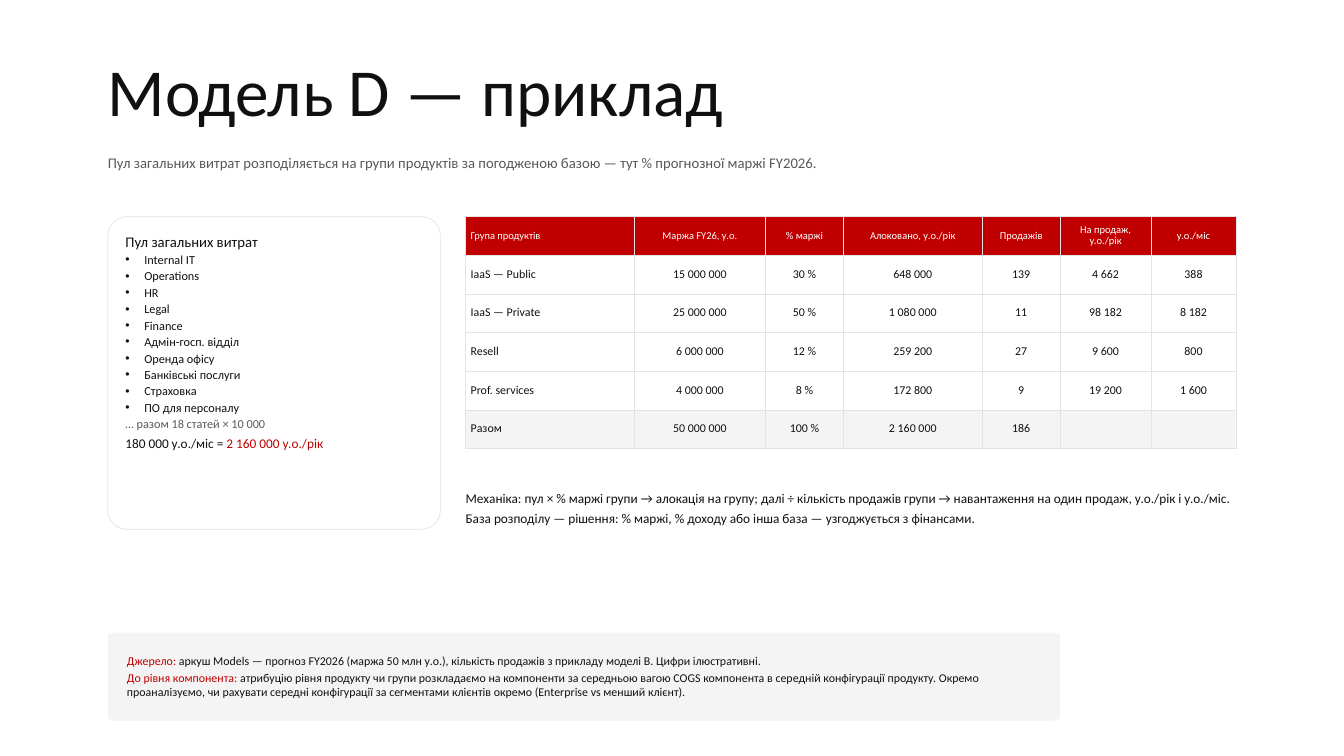
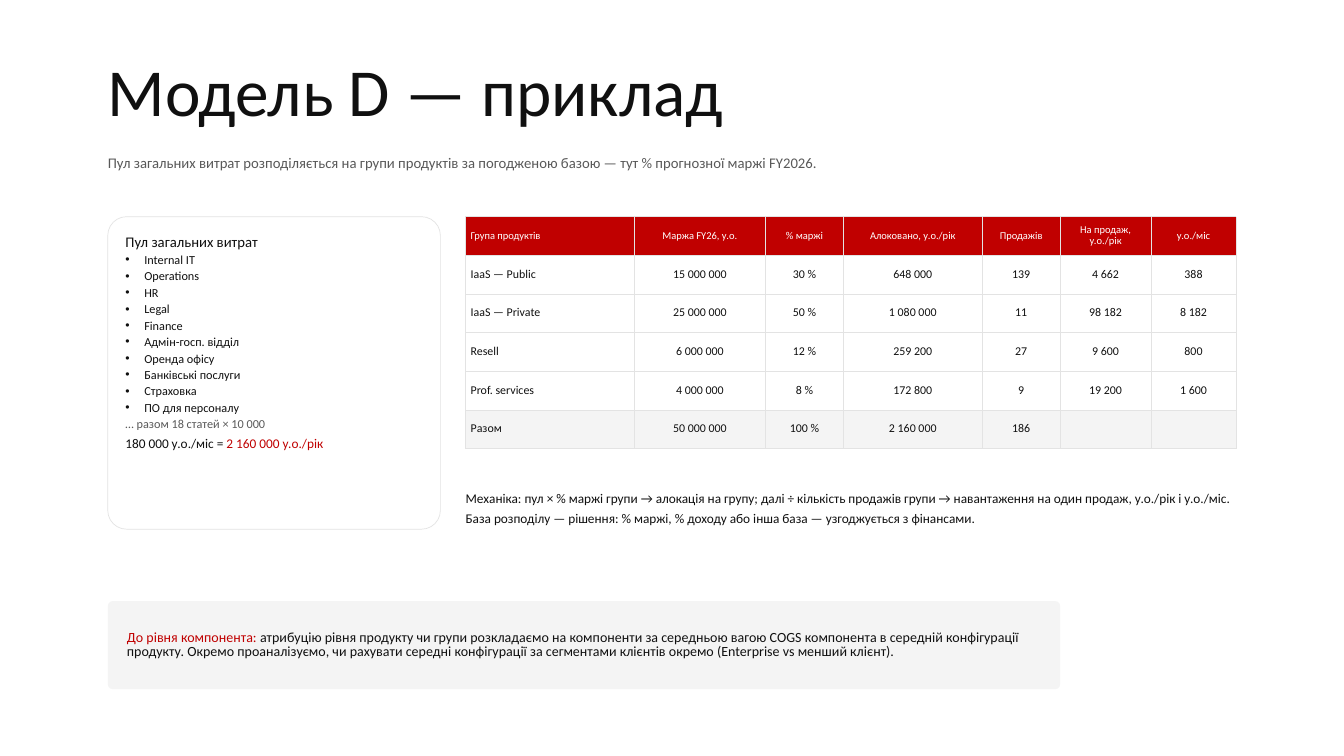
Before and after one commit to alexey-orlov/AO-Personal-OS, a slide deck: slide 12 of context/areas/gigacloud/docs/margin-deck/GigaCloud_Product Margin Plan_27-AUG-2026.pptx. Drawn at 1344x756 pixels with LibreOffice and Linux fonts; fonts in the diff are those of the drawing; background and template pictures are left out. Boxes give left, top, right and bottom in pixels: in the first picture for what was removed or moved away, otherwise in the second. Text is boxed around its words. In the diff, an @@ line names an element or a change of style, - is before the commit and + after.

```diff
--- a/context/areas/gigacloud/docs/margin-deck/GigaCloud_Product Margin Plan_27-AUG-2026.pptx
+++ b/context/areas/gigacloud/docs/margin-deck/GigaCloud_Product Margin Plan_27-AUG-2026.pptx
@@ rounded rectangle "До рівня компонента: атрибуцію рівня ...": place and size @@
-rounded rectangle "До рівня компонента: атрибуцію рівня ..." at (108, 632, 1060, 721)
+rounded rectangle "До рівня компонента: атрибуцію рівня ..." at (108, 601, 1060, 689)
@@ rounded rectangle "До рівня компонента: атрибуцію рівня ..." at (108, 601, 1060, 689): size 17 to 20 pt @@
@@ text in rounded rectangle at (127, 656, 761, 667): paragraph removed @@
-Джерело: аркуш Models — прогноз FY2026 (маржа 50 млн у.о.), кількість продажів з прикладу моделі B. Цифри ілюстративні.
```
Also in this commit, not shown: 5 other slides changed, 1 other file.
